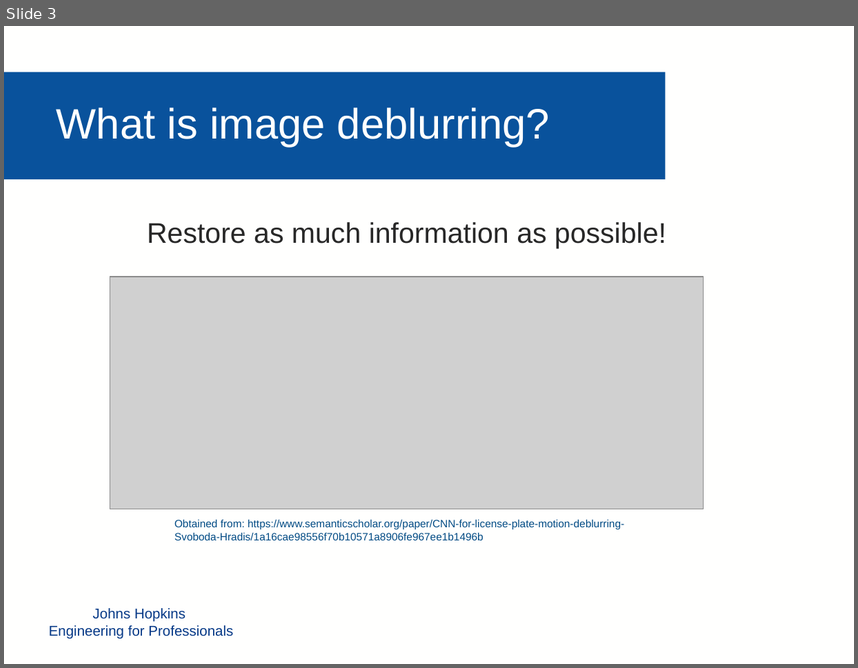
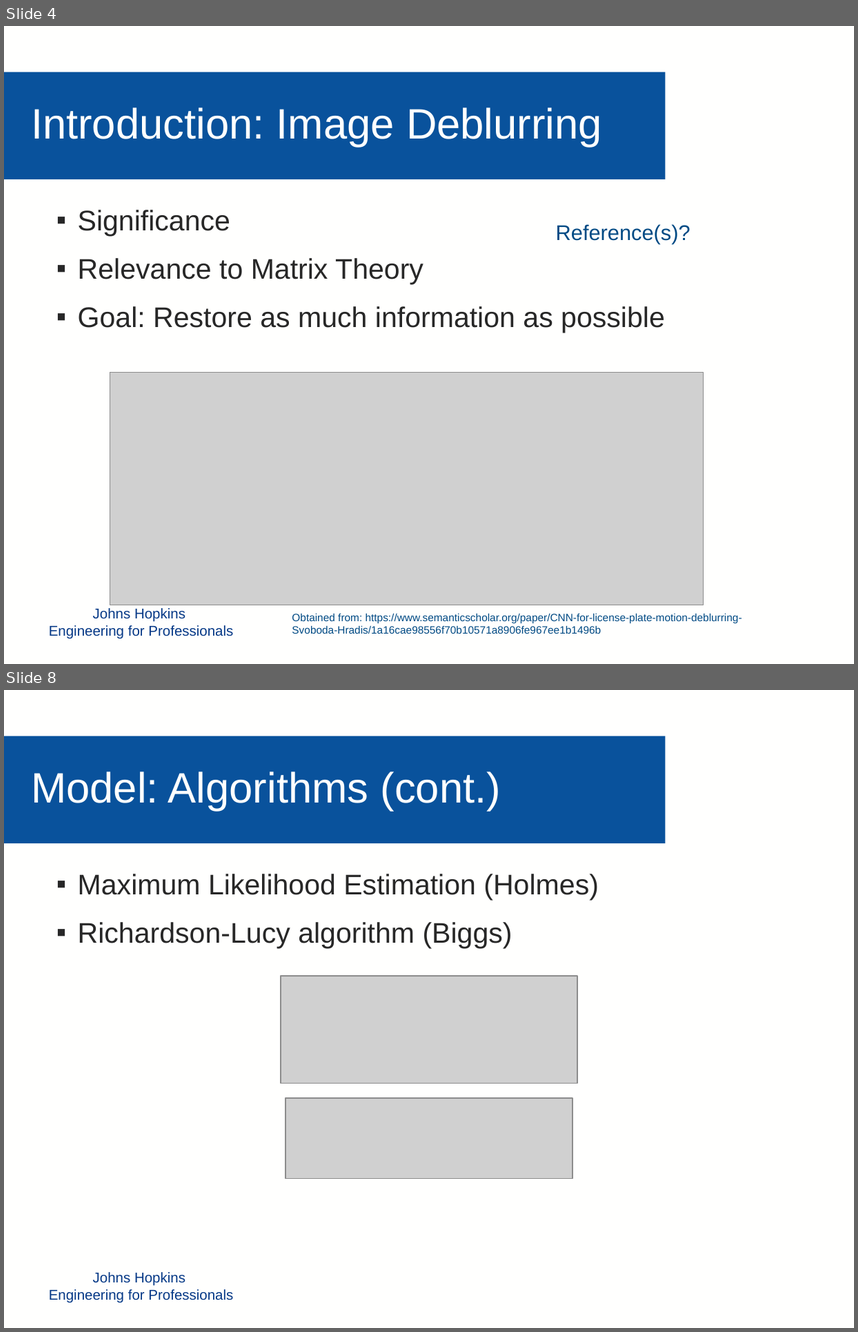
Before and after one commit to mollyn/matrixTheoryProject, a slide deck: Presentation/Diederich_Grassi_Nichols_PPT.pptx. Shown one above the other, each under a label of ours: slide 3 before the commit, slides 4 and 8 after it; the slides between them are not shown. The pictures are 858x668 and 858x1332 pixels, drawn with LibreOffice and Linux fonts; fonts in the diff are those of the drawing; grey boxes stand for pictures; background and template pictures are left out. Boxes give left, top, right and bottom in pixels: in the first picture for what was removed or moved away, otherwise in the second. Text is boxed around its words. In the diff, an @@ line names an element or a change of style, - is before the commit and + after.

```diff
--- a/Presentation/Diederich_Grassi_Nichols_PPT.pptx
+++ b/Presentation/Diederich_Grassi_Nichols_PPT.pptx
@@ slide 8 added at (4,690,854,1328), background #FFFFFE; not listed: 2 template elements that a slide beside it also shows @@
@@ text added at (31,771,500,811), 36 pt, text #FFFFFE @@
+Model: Algorithms (cont.)
@@ text added at (78,874,599,948), 24 pt, text #272727 @@
+▪ Maximum Likelihood Estimation (Holmes)
+▪ Richardson-Lucy algorithm (Biggs)
@@ picture added at (281,976,578,1083) @@
@@ picture added at (286,1098,573,1179) @@
@@ what was slide 3 is now slide 4 @@
@@ slide 4 changed as well @@
@@ text at (31,107,602,147): text changed @@
-What is image deblurring?
+Introduction: Image Deblurring
@@ text at (78,210,665,332): text changed @@
-Restore as much information as possible!
+▪ Significance
+▪ Relevance to Matrix Theory
+▪ Goal: Restore as much information as possible
@@ text added at (556,224,691,244), 18 pt, text #004A84 @@
+Reference(s)?
@@ picture: place and size @@
-picture at (110,276,704,509)
+picture at (110,372,704,604)
@@ text "Obtained from: https://www.semanticscholar.org/paper/CNN-for ...": place and size @@
-text "Obtained from: https://www.semanticscholar.org/paper/CNN-for ..." at (174,519,624,540)
+text "Obtained from: https://www.semanticscholar.org/paper/CNN-for ..." at (292,612,742,633)
```
Also in this commit, not shown: 5 other slides changed, 4 other slides added, 4 slides removed, 3 other files.
